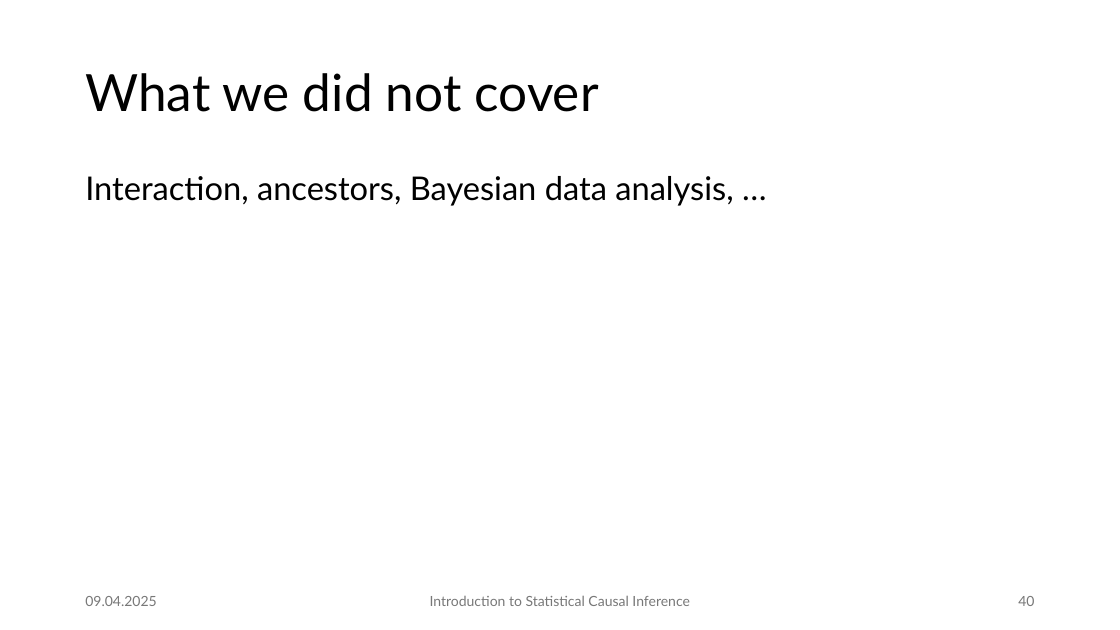
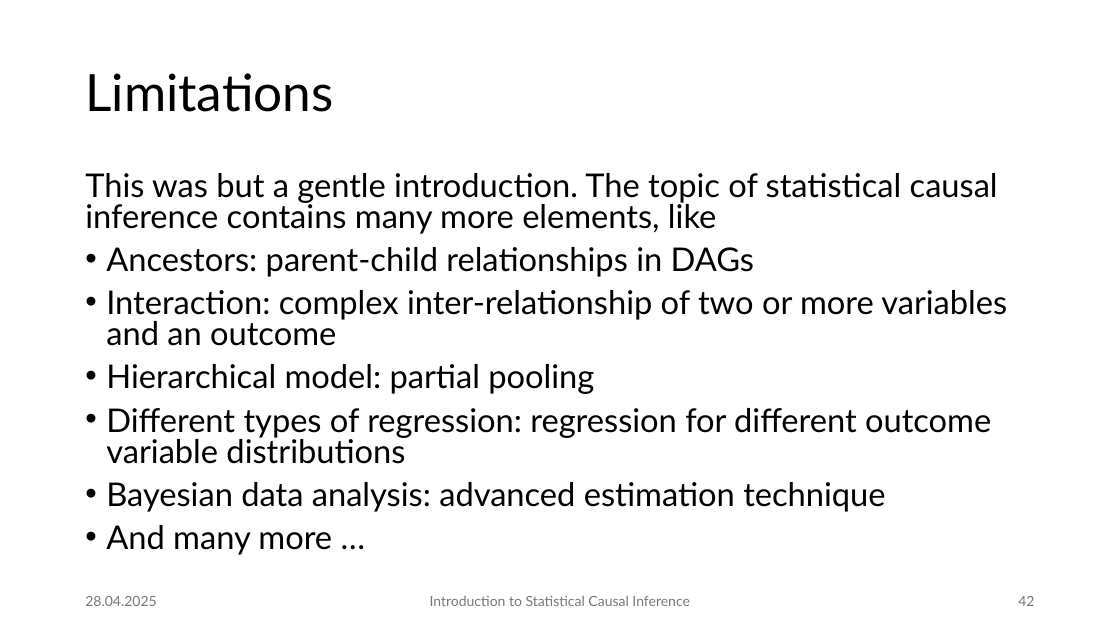
Before and after one commit to JulianFrattini/bda4sci, a slide deck: slide 42 of version2/slides/intro-sci.pptx (slide 40 before the commit). Drawn at 1120x630 pixels with LibreOffice and Linux fonts; fonts in the diff are those of the drawing. Boxes give left, top, right and bottom in pixels: in the first picture for what was removed or moved away, otherwise in the second. Text is boxed around its words. In the diff, an @@ line names an element or a change of style, - is before the commit and + after.

```diff
--- a/version2/slides/intro-sci.pptx
+++ b/version2/slides/intro-sci.pptx
@@ title at (x1=85, y1=73, x2=333, y2=112): text changed @@
-What we did not cover
+Limitations
@@ text at (x1=85, y1=173, x2=1007, y2=555): text changed @@
-Interaction, ancestors, Bayesian data analysis, …
+This was but a gentle introduction. The topic of statistical causal inference contains many more elements, like
+• Ancestors: parent-child relationships in DAGs
+• Interaction: complex inter-relationship of two or more variables and an outcome
+• Hierarchical model: partial pooling
+• Different types of regression: regression for different outcome variable distributions
+• Bayesian data analysis: advanced estimation technique
+• And many more …
@@ text at (x1=85, y1=596, x2=156, y2=606): text changed @@
-09.04.2025
+28.04.2025
@@ page number at (x1=1018, y1=596, x2=1034, y2=606): text changed @@
-40
+42
```
Also in this commit, not shown: 42 other slides changed, 1 slide added, 2 other files.
